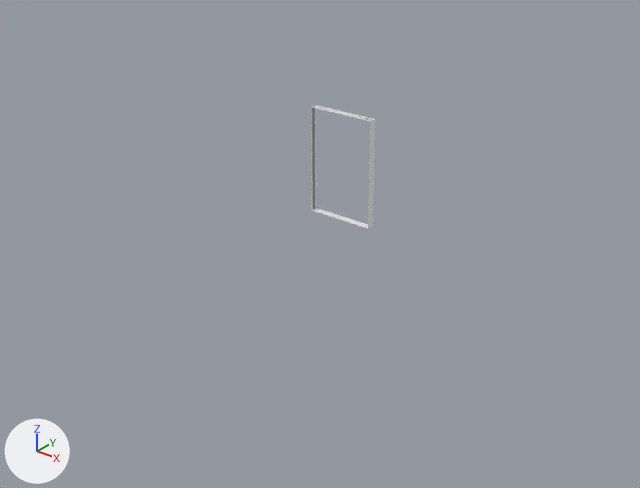
The Blender file locations/becca house/roomfromscratch.blend: old version first, new version second.
Rendered twice from a camera (50 mm lens) standing at (5.54, -7.31, 5.0) and looking at (-0.01, -0.37, 0.7). Arrows for +X, +Y and +Z are at lower left; the lights stay in place. The older version comes first.

The first picture shows 'Window'.
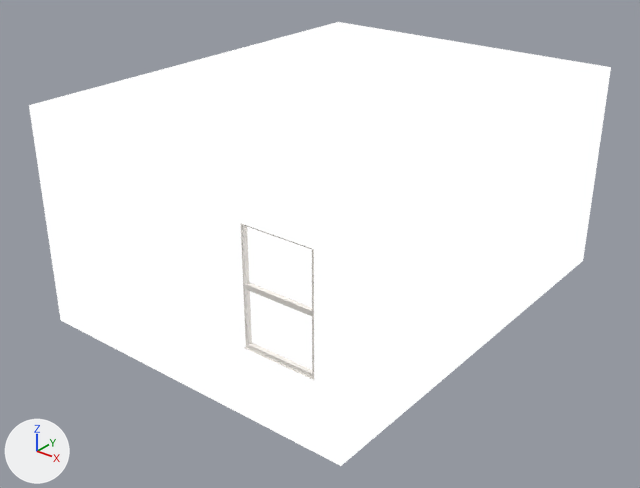
Diff of the bpy script that builds the scene:
```diff
--- a/locations/becca house/roomfromscratch.blend.py
+++ b/locations/becca house/roomfromscratch.blend.py
@@ mat_material @@
 n0 = _N.new('ShaderNodeOutputMaterial'); n0.name = 'Material Output'
-n1 = _N.new('ShaderNodeBsdfPrincipled'); n1.name = 'Principled BSDF'
-_L.new(n1.outputs[0], n0.inputs[0])  # 'BSDF' to 'Surface'
+n2 = _N.new('ShaderNodeValToRGB'); n2.name = 'Color Ramp'
+n2.color_ramp.interpolation = 'CONSTANT'
+while len(n2.color_ramp.elements) > 1: n2.color_ramp.elements.remove(n2.color_ramp.elements[-1])
+n2.color_ramp.elements[0].position = 0.0; n2.color_ramp.elements[0].color = (0.47, 0.47, 0.47, 1.0)
+_e = n2.color_ramp.elements.new(0.5); _e.color = (1.0, 1.0, 1.0, 1.0)
+n2.inputs[0].default_value = 0.7  # 'Factor'
+_L.new(n2.outputs[0], n0.inputs[0])  # 'Color' to 'Surface'
@@ mat_material_001 @@
+mat_material_001 = principled_material('Material.001')
+mat_material_001.base_color = (0.8, 0.764, 0.72)  # white #e7e2dd
@@ me_cube_001 @@
 # used by ob_window; location = (0.0, 0.0, 1.51)
-me_cube_001.from_pydata(...)  # 16 vertices, 6 faces, 2 loose edges; spans x -0.4..0.4, y -0.045..0.045, z -0.615..0.615
+me_cube_001.from_pydata(...)  # 38 vertices, 24 faces, 2 loose edges; spans x -0.4..0.4, y -0.045..0.045, z -0.615..0.615
+# me_cube_001 part 1
+# 4 faces are deleted
+# 17 vertices are added at x -0.365..0.4, y -0.023..0.025, z -0.615..0.58
+# 5 new vertices lie (0.0, 0.046, 0.0) away from vertices in x -0.365..0.4, y -0.023..-0.022, z -0.615..0.025
+# 22 new faces join them
+# me_cube_001 part 2: 2 faces spanning x -0.4..0.4, y -0.045..0.045, z -0.615..0.615 switch from mat_material (white #e7e7e7) to mat_material_001 (white #e7e2dd)
@@ ob_cube @@
 ob_cube.location = (0.0, 0.0, 0.0)
-ob_cube.hide_set(True)
@@ ob_window @@
 ob_window = bpy.data.objects.new('Window', me_cube_001)
-ob_window.location = (0.0, 0.0, 1.51)
+ob_window.location = (1.24, -2.47, 1.37)
```

Boxes (x1, y1, x2, y2) around the edits, measured in the pictures (640 x 488 px):
'Cube', shown: after (29, 22, 611, 466)
'Window', recoloured, reshaped, moved: before (311, 105, 375, 228); after (241, 224, 314, 380)
part 1 of me_cube_001, built on: before (312, 106, 375, 228); after (241, 224, 314, 380)
part 2 of me_cube_001, recoloured: before (311, 105, 375, 210)
